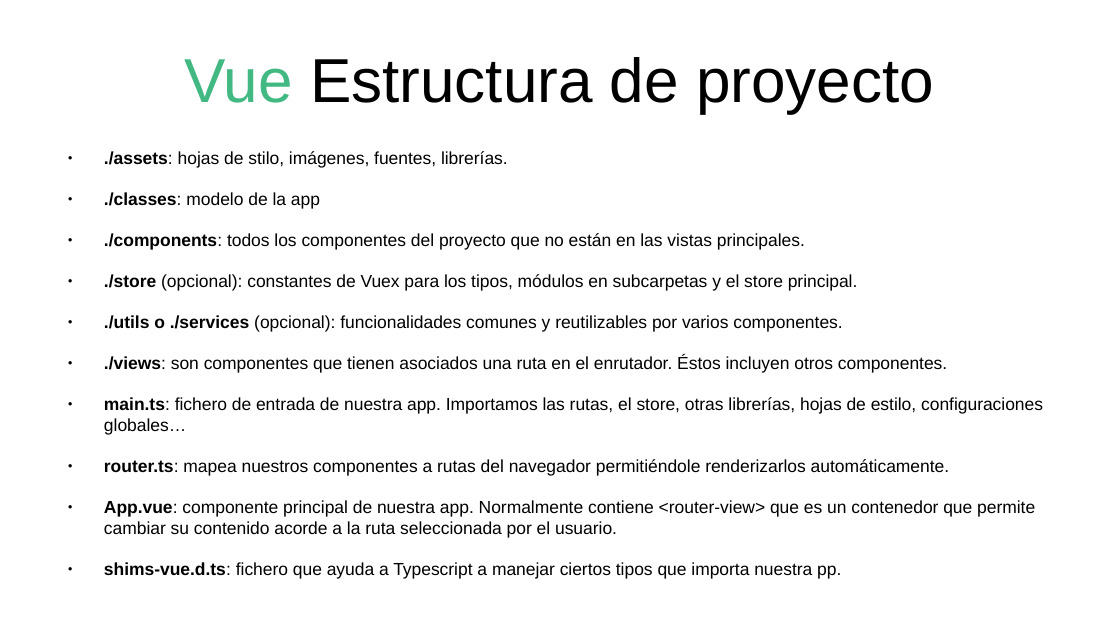
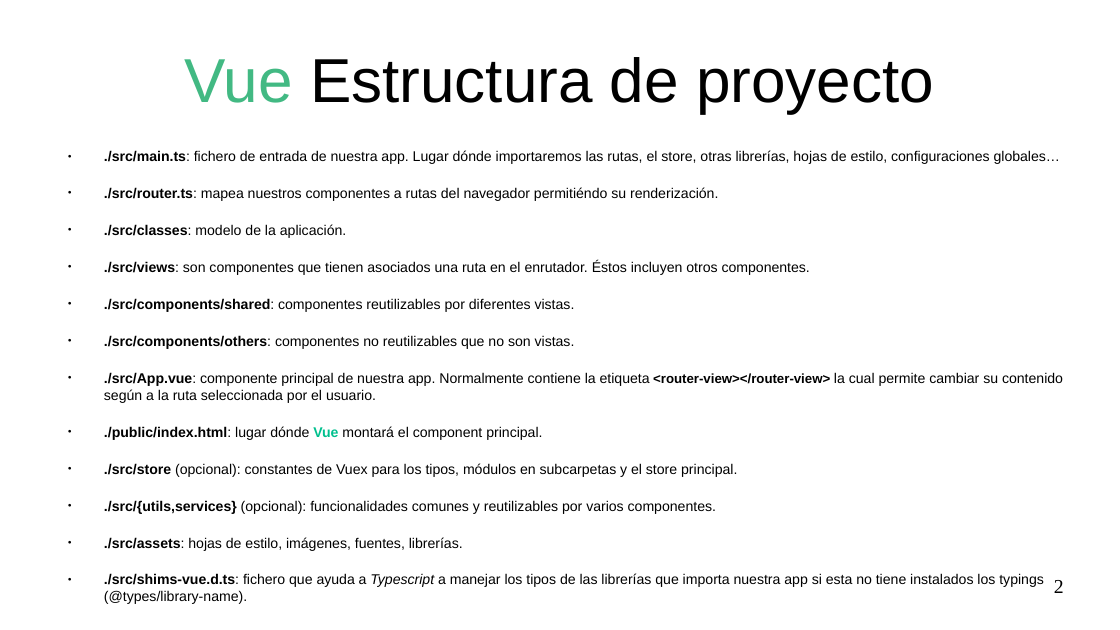
Before and after one commit to xino1010/vue-nest-arduino, a slide deck: slide 2 of presentacion/presentacion.odp. Drawn at 1120x630 pixels with LibreOffice and Linux fonts; fonts in the diff are those of the drawing. Boxes give left, top, right and bottom in pixels: in the first picture for what was removed or moved away, otherwise in the second. Text is boxed around its words. In the diff, an @@ line names an element or a change of style, - is before the commit and + after.

```diff
--- a/presentacion/presentacion.odp
+++ b/presentacion/presentacion.odp
@@ text at box(104, 150, 1063, 604): text changed; size 12.4 to 10 pt @@
-● ./assets: hojas de stilo, imágenes, fuentes, librerías.
-● ./classes: modelo de la app
-● ./components: todos los componentes del proyecto que no están en las vistas principales.
-● ./store (opcional): constantes de Vuex para los tipos, módulos en subcarpetas y el store principal.
-● ./utils o ./services (opcional): funcionalidades comunes y reutilizables por varios componentes.
-● ./views: son componentes que tienen asociados una ruta en el enrutador. Éstos incluyen otros componentes.
-● main.ts: fichero de entrada de nuestra app. Importamos las rutas, el store, otras librerías, hojas de estilo, configuraciones globales…
-● router.ts: mapea nuestros componentes a rutas del navegador permitiéndole renderizarlos automáticamente.
-● App.vue: componente principal de nuestra app. Normalmente contiene <router-view> que es un contenedor que permite cambiar su contenido acorde a la ruta seleccionada por el usuario.
-● shims-vue.d.ts: fichero que ayuda a Typescript a manejar ciertos tipos que importa nuestra pp.
+● ./src/main.ts: fichero de entrada de nuestra app. Lugar dónde importaremos las rutas, el store, otras librerías, hojas de estilo, configuraciones globales…
+● ./src/router.ts: mapea nuestros componentes a rutas del navegador permitiéndo su renderización.
+● ./src/classes: modelo de la aplicación.
+● ./src/views: son componentes que tienen asociados una ruta en el enrutador. Éstos incluyen otros componentes.
+● ./src/components/shared: componentes reutilizables por diferentes vistas.
+● ./src/components/others: componentes no reutilizables que no son vistas.
+● ./src/App.vue: componente principal de nuestra app. Normalmente contiene la etiqueta <router-view></router-view> la cual permite cambiar su contenido según a la ruta seleccionada por el usuario.
+● ./public/index.html: lugar dónde Vue montará el component principal.
+● ./src/store (opcional): constantes de Vuex para los tipos, módulos en subcarpetas y el store principal.
+● ./src/{utils,services} (opcional): funcionalidades comunes y reutilizables por varios componentes.
+● ./src/assets: hojas de estilo, imágenes, fuentes, librerías.
+● ./src/shims-vue.d.ts: fichero que ayuda a Typescript a manejar los tipos de las librerías que importa nuestra app si esta no tiene instalados los typings (@types/library-name).
@@ page number added at box(1054, 580, 1064, 593), 14 pt, text #000000 @@
+2
```
Also in this commit, not shown: 13 other slides changed, 2 slides added, 1 slide removed, 9 other files.
